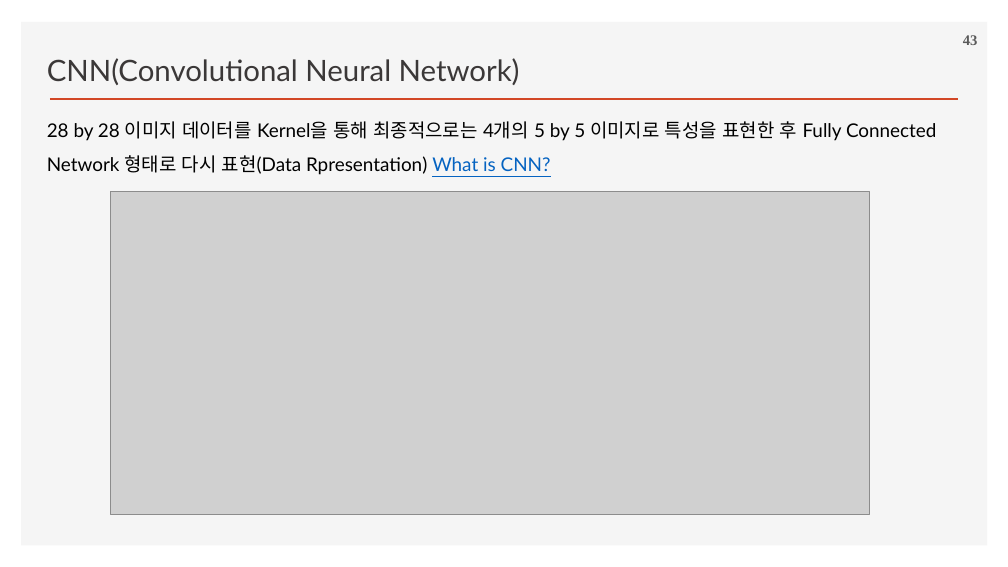
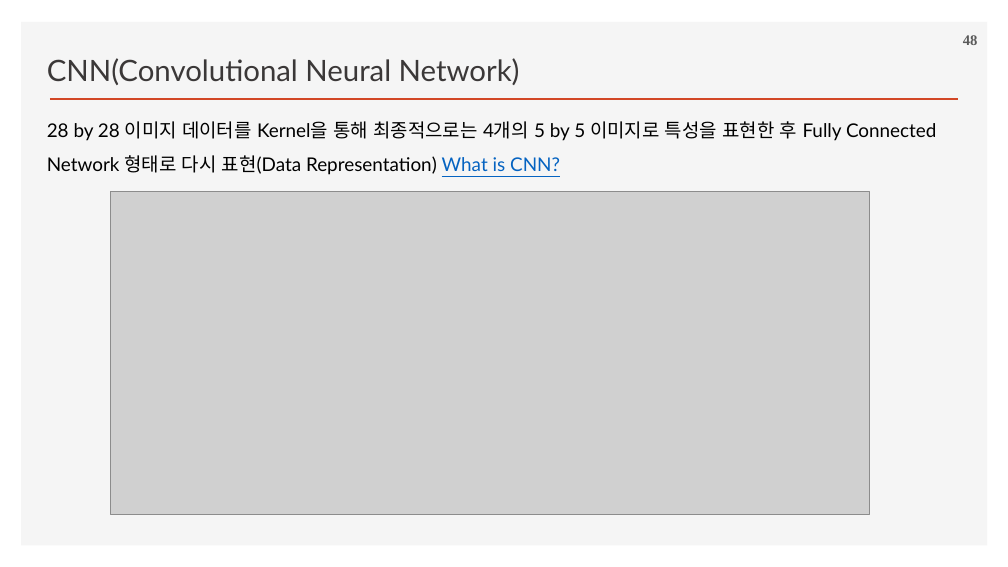
Before and after one commit to ancestor9/2026_Fall_Deep-Learning-with-Python, a slide deck: slide 48 of Chapter 08 Image Classification.pptx (slide 43 before the commit). Drawn at 1008x567 pixels with LibreOffice and Linux fonts; fonts in the diff are those of the drawing; grey boxes stand for pictures; background and template pictures are left out. Boxes give left, top, right and bottom in pixels: in the first picture for what was removed or moved away, otherwise in the second. Text is boxed around its words. In the diff, an @@ line names an element or a change of style, - is before the commit and + after.

```diff
--- a/Chapter 08 Image Classification.pptx
+++ b/Chapter 08 Image Classification.pptx
@@ page number at box(963, 35, 978, 45): text changed @@
-43
+48
@@ text at box(47, 121, 936, 175): text changed @@
-28 by 28 이미지 데이터를 Kernel을 통해 최종적으로는 4개의 5 by 5 이미지로 특성을 표현한 후 Fully Connected Network 형태로 다시 표현(Data Rpresentation) What is CNN?
+28 by 28 이미지 데이터를 Kernel을 통해 최종적으로는 4개의 5 by 5 이미지로 특성을 표현한 후 Fully Connected Network 형태로 다시 표현(Data Representation) What is CNN?
```
Also in this commit, not shown: 17 other slides changed, 3 slides added.
